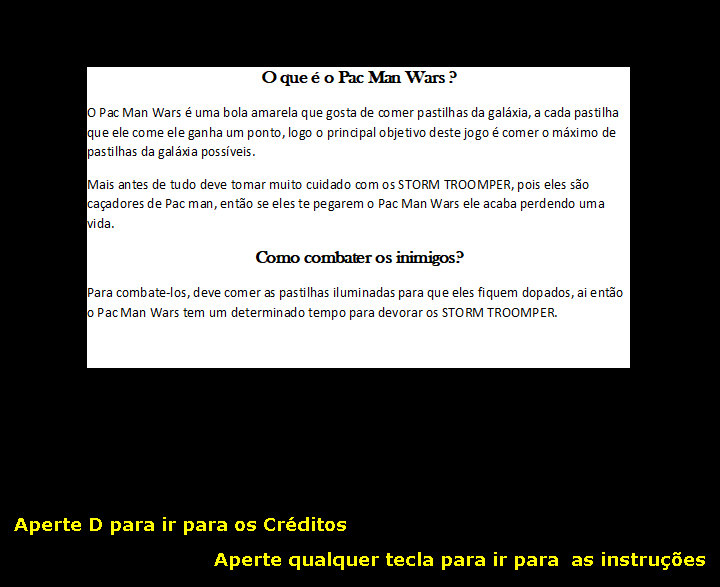
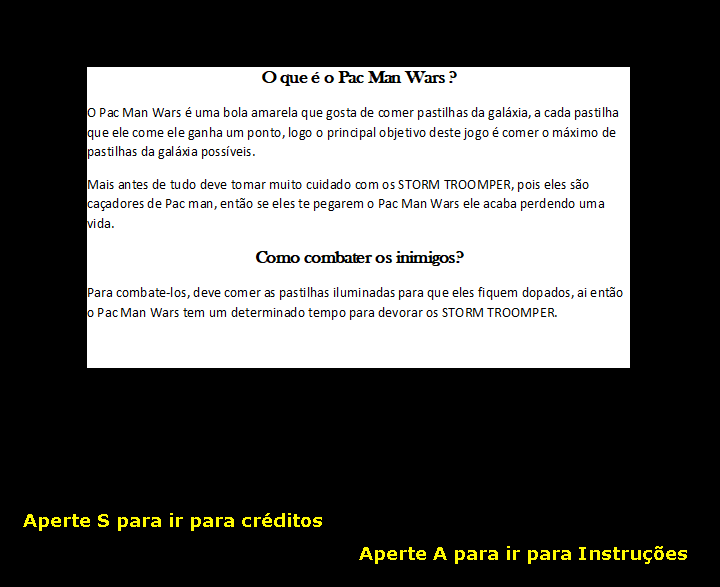
Layered file, before and after one edit (720 × 587). Changes by layer:
added layer "Aperte A para ir para Instruções" above "Aperte S para ir para créditos" over [359, 546, 687, 564]
added layer "Aperte S para ir para créditos" above "Camada 3" over [23, 513, 322, 531]
renamed "Camada 2" to "Plano de Fundo cópia", painted on it over [14, 513, 705, 570]
removed layer "Camada 1" over [214, 552, 705, 570]
